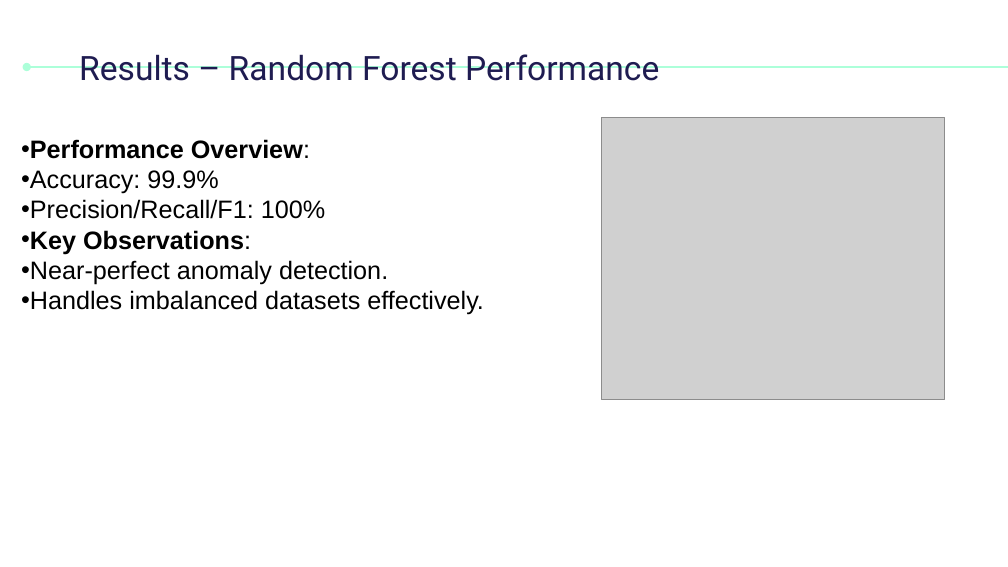
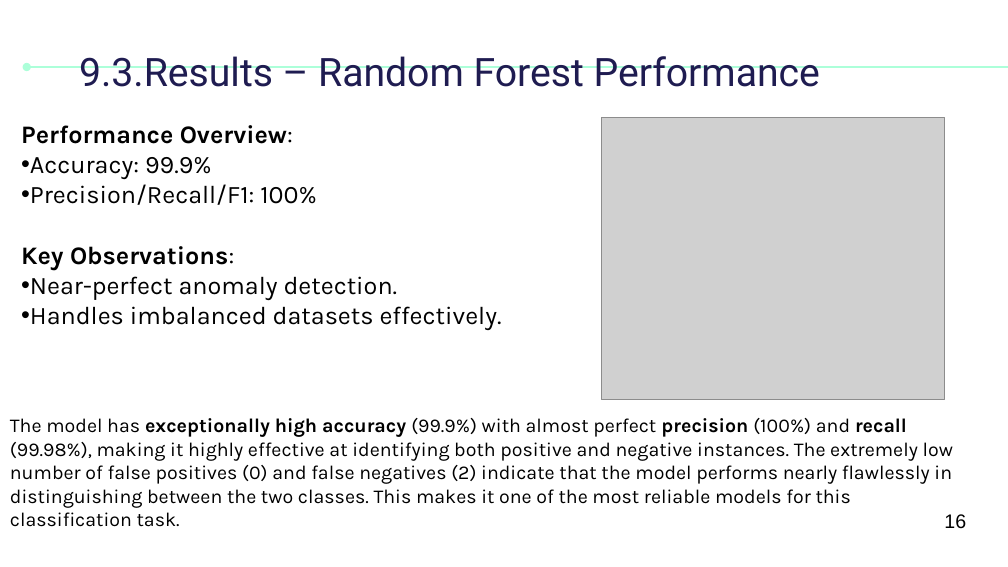
Before and after one commit to MehemmedTagizade/CyberLab1_, a slide deck: slide 16 of Mahammad_Taghizade_CSLAB_I.pptx. Drawn at 1008x567 pixels with LibreOffice and Linux fonts; fonts in the diff are those of the drawing; grey boxes stand for pictures. Boxes give left, top, right and bottom in pixels: in the first picture for what was removed or moved away, otherwise in the second. Text is boxed around its words. In the diff, an @@ line names an element or a change of style, - is before the commit and + after.

```diff
--- a/Mahammad_Taghizade_CSLAB_I.pptx
+++ b/Mahammad_Taghizade_CSLAB_I.pptx
@@ title at (79, 56, 820, 87): text changed; size 24 to 28 pt @@
-Results – Random Forest Performance
+9.3.Results – Random Forest Performance
@@ text "Performance Overview:": place and size @@
-text "Performance Overview:" at (21, 139, 484, 315)
+text "Performance Overview:" at (21, 125, 502, 330)
@@ text "Performance Overview:" at (21, 125, 502, 330): font Arial to Karla; bullet • to none @@
@@ text added at (10, 418, 953, 527), 14 pt, text #000000 @@
+The model has exceptionally high accuracy (99.9%) with almost perfect precision (100%) and recall (99.98%), making it highly effective at identifying both positive and negative instances. The extremely low number of false positives (0) and false negatives (2) indicate that the model performs nearly flawlessly in distinguishing between the two classes. This makes it one of the most reliable models for this classification task.
@@ text added at (944, 514, 966, 529), 14 pt, text #000000 @@
+16
```
Also in this commit, not shown: 20 other slides changed, 1 other file.
